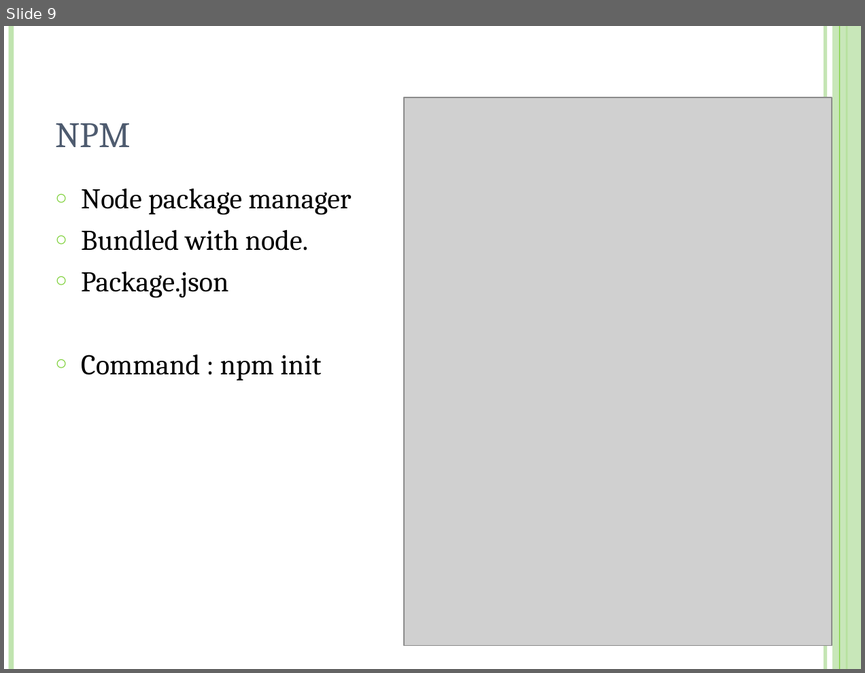
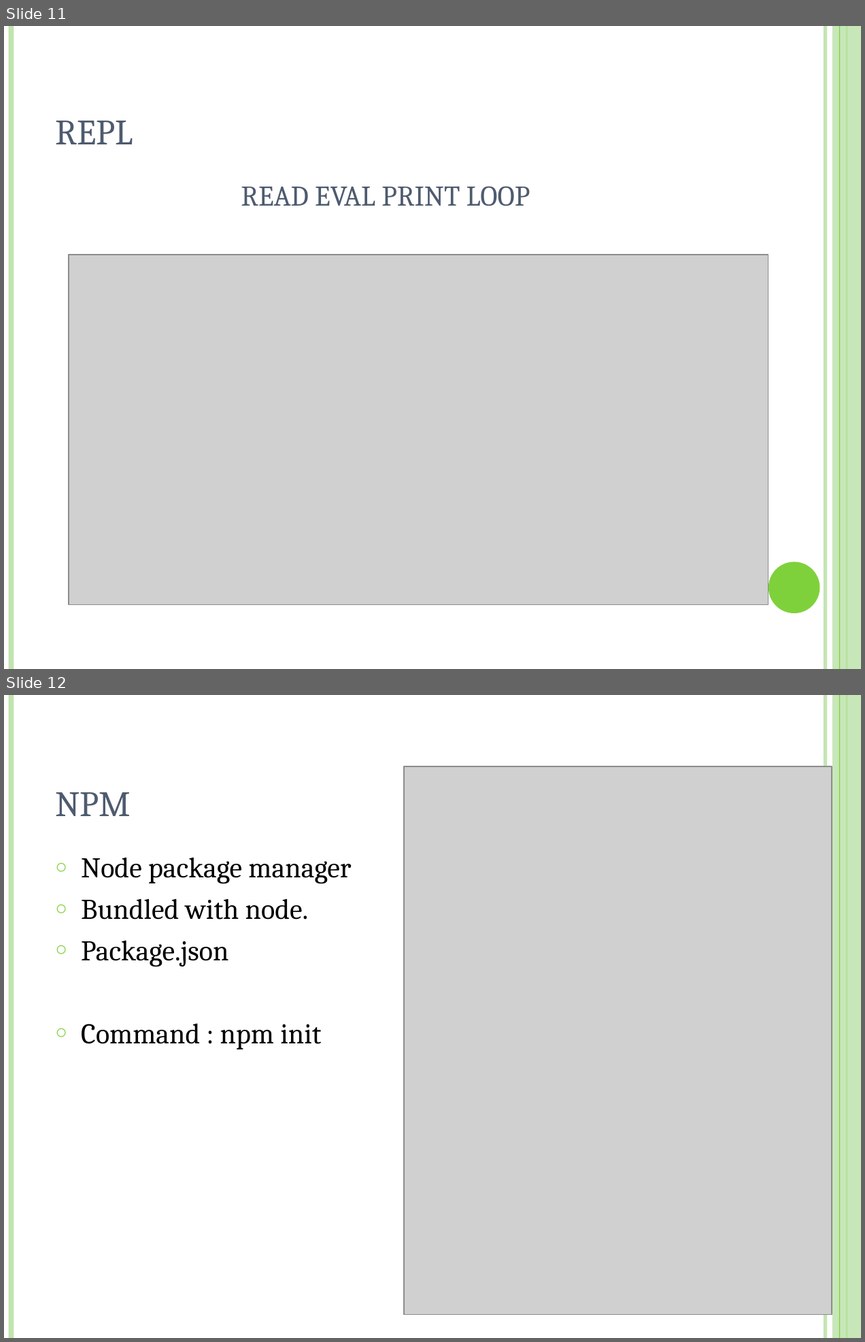
Before and after one commit to lakshmikanthadn/FresherTraining2018-NodeJS, a slide deck: Node js.pptx. Shown one above the other, each under a label of ours: slide 9 before the commit, slides 11 and 12 after it. The pictures are 865x673 and 865x1342 pixels, drawn with LibreOffice and Linux fonts; fonts in the diff are those of the drawing; grey boxes stand for pictures. Boxes give left, top, right and bottom in pixels: in the first picture for what was removed or moved away, otherwise in the second. Text is boxed around its words. In the diff, an @@ line names an element or a change of style, - is before the commit and + after.

```diff
--- a/Node js.pptx
+++ b/Node js.pptx
@@ slide 11 added at box(4, 26, 861, 669), background #FFFFFF; not listed: 5 template elements that a slide beside it also shows @@
@@ title added at box(55, 121, 133, 144), 30 pt, text #4E5B6F, small capitals @@
+REPL
@@ text added at box(241, 186, 530, 206), 30 pt, text #4E5B6F, small capitals @@
+read eval print loop
@@ picture added at box(69, 254, 768, 604) @@
@@ ellipse added at box(768, 562, 820, 613), fill #7FD13B @@
@@ what was slide 9 is now slide 12 @@
```
Also in this commit, not shown: 4 slides changed, 7 other slides added, 5 slides removed, 3 other files.
